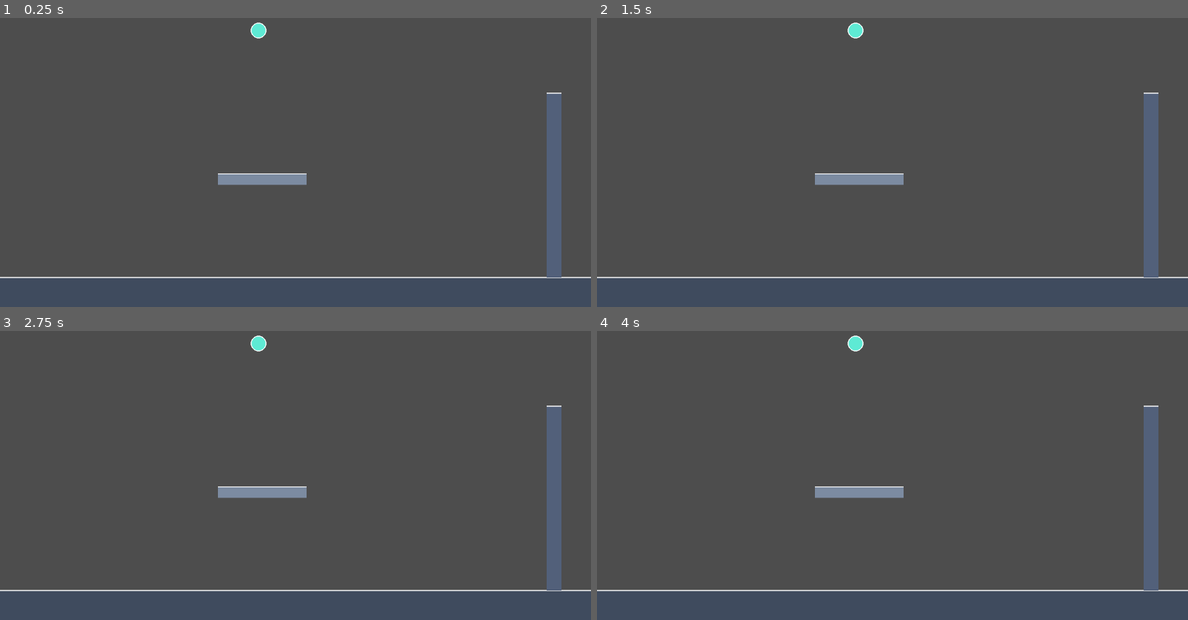
Above: before the commit, frames 1-4 (two rows, left to right).
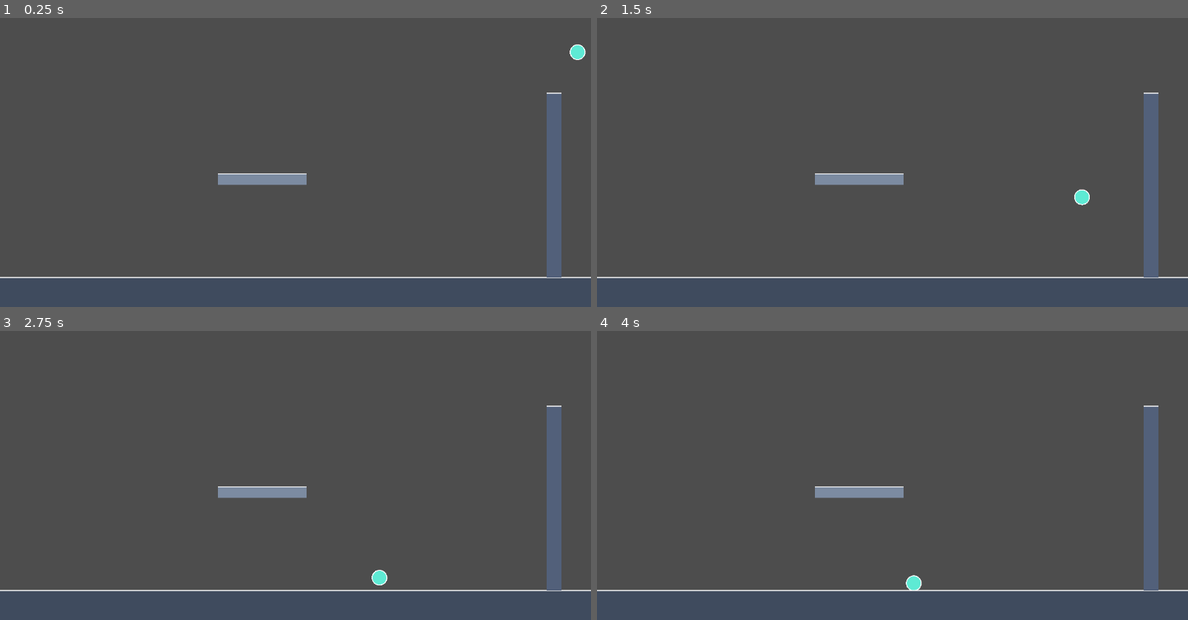
Above: after the commit, the same moments.

Repository: Px1906/Kinema
Game: Godot game, scene res://scenes/levels/surfaces_test.tscn
The game is run twice, just before and just after one commit, with the same random seed, the same clock (stepped at 60 frames per second) and the same inputs.
Inputs (mouse positions are in pixels of both pictures, inside the frame that each line leads up to):
- Up to frame 1 (0.25 s): no input
- Up to frame 2 (1.5 s): tap Enter at 0.5 s; move the mouse to (1022, 124) at 0.52 s; tap Space at 0.6, 0.77, 1.07, 1.35 s; click (1022, 124) at 0.67 s; move the mouse to (774, 156) at 1.27 s; click (774, 156) at 1.42 s
- Up to frame 3 (2.75 s): tap Space at 1.52, 1.82, 2.1 s; move the mouse to (354, 380) at 2.02 s; click (354, 380) at 2.17 s
- Up to frame 4 (4 s): move the mouse to (862, 521) at 2.77 s; tap Space at 2.85, 3.02, 3.32, 3.6, 3.77 s; click (862, 521) at 2.92 s; move the mouse to (1069, 504) at 3.52 s; click (1069, 504) at 3.67 s

The runs differ from the first frame. In frame 1, 0.2% of the frame differs, in the area x 42-100%, y 1-15%; in frame 2, 0.2%; in frame 3, 0.2%; in frame 4, 0.2%.

Commit message:
feat(corda): movimento pendular adicionado, controle para soltar da corda, e lançamento no espaço

Diff:
--- a/scenes/entities/rope.tscn
+++ b/scenes/entities/rope.tscn
@@ -1,16 +1,20 @@
-[gd_scene load_steps=4 format=3]
+[gd_scene format=3 uid="uid://dctmaalt3llfa"]
 
-[ext_resource type="Script" path="res://scripts/entities/rope.gd" id="1_rope"]
+[ext_resource type="Script" uid="uid://carh017ivpp8r" path="res://scripts/entities/rope.gd" id="1_rope"]
+[ext_resource type="Texture2D" uid="uid://dwha1ulxj802a" path="res://assets/sprites/placeholders/anchorPlaceHolder1.png" id="2_kq4ge"]
 
 [sub_resource type="CircleShape2D" id="CircleShape2D_detection"]
 radius = 160.0
 
-[node name="Rope" type="Node2D"]
+[node name="Rope" type="Node2D" unique_id=1649269198]
 script = ExtResource("1_rope")
 
-[node name="DetectionArea" type="Area2D" parent="."]
+[node name="Sprite2D" type="Sprite2D" parent="." unique_id=1464427207]
+scale = Vector2(0.68, 0.64000005)
+texture = ExtResource("2_kq4ge")
+
+[node name="DetectionArea" type="Area2D" parent="." unique_id=1687876088]
 collision_layer = 0
-collision_mask = 1
 
-[node name="CollisionShape2D" type="CollisionShape2D" parent="DetectionArea"]
+[node name="CollisionShape2D" type="CollisionShape2D" parent="DetectionArea" unique_id=1378452429]
 shape = SubResource("CircleShape2D_detection")
--- a/scenes/levels/surfaces_test.tscn
+++ b/scenes/levels/surfaces_test.tscn
@@ -10,7 +10,7 @@
 script = ExtResource("1_test")
 
 [node name="Player" parent="." unique_id=2079266309 instance=ExtResource("2_player")]
-position = Vector2(560, 120)
+position = Vector2(1251, 167)
 
 [node name="FloorSurface" parent="." unique_id=898161948 instance=ExtResource("3_floor")]
 position = Vector2(640, 688)
--- a/scripts/entities/rope.gd
+++ b/scripts/entities/rope.gd
@@ -7,7 +7,10 @@
 const MAX_WIDTH := 32.0
 const MIN_DETECTION_RADIUS := 1.0
 const MAX_DETECTION_RADIUS := 2000.0
+const MIN_GRAVITY := 0.0
+const MAX_GRAVITY := 3000.0
 const DEFAULT_DIRECTION := Vector2.DOWN
+const DOWN_ANGLE := PI / 2.0
 
 signal activated
 signal deactivated
@@ -31,13 +34,15 @@
 		detection_radius = maxf(value, MIN_DETECTION_RADIUS)
 		if is_node_ready():
 			_update_detection_shape()
+@export_range(MIN_GRAVITY, MAX_GRAVITY, 1.0) var gravity_acceleration: float = 980.0
 
 var _active := false
 var _direction := DEFAULT_DIRECTION
 var _detected_player: Player
 var _attached_player: Player
-var _attached_player_velocity := Vector2.ZERO
 var _attached_player_was_frozen := false
+var _pendulum_angle := 0.0
+var _angular_velocity := 0.0
 
 @onready var detection_area: Area2D = $DetectionArea
 @onready var detection_shape: CollisionShape2D = $DetectionArea/CollisionShape2D
@@ -49,14 +54,19 @@
 	detection_area.body_exited.connect(_on_detection_area_body_exited)
 
 
-func _physics_process(_delta: float) -> void:
+func _physics_process(delta: float) -> void:
 	if not is_instance_valid(_attached_player):
 		_attached_player = null
 		return
 
+	var angular_acceleration := -gravity_acceleration / length * sin(_pendulum_angle)
+	_angular_velocity += angular_acceleration * delta
+	_pendulum_angle += _angular_velocity * delta
+	_direction = Vector2.DOWN.rotated(_pendulum_angle)
 	_attached_player.global_position = get_endpoint_global_position()
 	_attached_player.linear_velocity = Vector2.ZERO
 	_attached_player.angular_velocity = 0.0
+	queue_redraw()
 
 
 func activate_toward(target_global_position: Vector2) -> void:
@@ -99,7 +109,7 @@
 	_attached_player = null
 	player.set_stop_detection_enabled(true)
 	player.freeze = _attached_player_was_frozen
-	player.linear_velocity = _attached_player_velocity
+	player.linear_velocity = _direction.rotated(PI / 2.0) * _angular_velocity * length
 	_detected_player = null
 	deactivate()
 	player_detached.emit(player)
@@ -119,9 +129,17 @@
 
 	var player := body as Player
 	_detected_player = player
+	call_deferred("_attach_player", player)
+
+
+func _attach_player(player: Player) -> void:
+	if not is_instance_valid(player) or _attached_player != null or _detected_player != player:
+		return
+
 	activate_toward(player.global_position)
-	_attached_player_velocity = player.linear_velocity
 	_attached_player_was_frozen = player.freeze
+	_pendulum_angle = _direction.angle() - DOWN_ANGLE
+	_angular_velocity = player.linear_velocity.dot(_direction.rotated(PI / 2.0)) / length
 	_attached_player = player
 	player.set_stop_detection_enabled(false)
 	player.freeze = true
--- a/scripts/levels/player_gravity_test.gd
+++ b/scripts/levels/player_gravity_test.gd
@@ -1,14 +1,18 @@
 extends Node2D
 
 @onready var player: Player = $Player
+@onready var rope: Rope = get_node_or_null("Rope")
+@onready var controls: LaunchControls = get_node_or_null("LaunchControlSliders")
 
-#func _ready() -> void:
-	#var controls := LaunchControls.new()
-	#controls.player = player
-	#add_child(controls)
-#
-	#var mouse := MouseControl.new()
-	#mouse.player = player
-	#mouse.position = Vector2(40, 200)
-	#mouse.size = Vector2(300, 300)
-	#add_child(mouse)
+func _ready() -> void:
+	if controls != null:
+		controls.rope = rope
+
+
+func _unhandled_input(event: InputEvent) -> void:
+	if event is InputEventKey and event.pressed and not event.echo \
+			and event.keycode == KEY_SPACE:
+		if rope != null and rope.is_player_attached():
+			rope.detach_player()
+		elif controls == null and player.state == Player.State.PREPARANDO:
+			player.launch()
--- a/scripts/player/player.gd
+++ b/scripts/player/player.gd
@@ -61,7 +61,7 @@
 		return
 	set_launch_parameters(launch_speed, launch_angle_degrees)
 	freeze = false
-	linear_velocity = launch_velocity * 10
+	linear_velocity = launch_velocity * 2
 	state = State.MOVENDO
 	launched.emit(launch_velocity)
 	queue_redraw()
--- a/scripts/ui/launch_controls.gd
+++ b/scripts/ui/launch_controls.gd
@@ -2,6 +2,11 @@
 class_name LaunchControls
 
 @export var player: Player
+@export var rope: Rope:
+	set(value):
+		rope = value
+		if is_node_ready():
+			_connect_rope()
 
 # Se existirem na cena (com "Acessar como Nome Único"), são usados.
 # Se não existirem, _build_ui() cria tudo por código.
@@ -12,6 +17,8 @@
 @onready var _angle_label: Label = get_node_or_null("%AngleLabel")
 @onready var _angle_slider: Slider = get_node_or_null("%AngleSlider")
 @onready var _launch_button: Button = get_node_or_null("%LaunchButton")
+@onready var _release_button: Button = get_node_or_null("%ReleaseButton")
+var _rope_connected := false
 
 
 func _ready() -> void:
@@ -21,8 +28,8 @@
 
 	if _toggle_button == null or _sliders_box == null \
 			or _speed_slider == null or _angle_slider == null \
-			or _speed_label == null or _angle_label == null \
-			or _launch_button == null:
+			or _speed_label == null or _angle_label == null or \
+			_launch_button == null or _release_button == null:
 		_build_ui()
 
 	_toggle_button.toggled.connect(func(aberto: bool) -> void: _sliders_box.visible = aberto)
@@ -31,12 +38,25 @@
 	_speed_slider.value_changed.connect(_on_slider_changed)
 	_angle_slider.value_changed.connect(_on_slider_changed)
 	_launch_button.pressed.connect(player.launch)
+	_release_button.pressed.connect(_release_player)
+	_release_button.disabled = true
 	player.launch_parameters_changed.connect(_on_player_params_changed)
+	_connect_rope()
 	# O botão Lançar continua visível; só fica desativado depois do lançamento.
 	player.launched.connect(func(_v: Vector2) -> void: _launch_button.disabled = true)
 
 	_on_player_params_changed(player.launch_speed, player.launch_angle_degrees)
 	player.set_launch_parameters(player.launch_speed, player.launch_angle_degrees)
+
+
+func _connect_rope() -> void:
+	if rope == null or _rope_connected:
+		return
+
+	rope.player_attached.connect(_on_player_attached)
+	rope.player_detached.connect(_on_player_detached)
+	_release_button.disabled = not rope.is_player_attached()
+	_rope_connected = true
 
 
 # Tamanhos fixos para a aba de sliders não mudar de dimensão ao arrastar.
@@ -62,6 +82,11 @@
 	_launch_button = Button.new()
 	_launch_button.text = "Lançar"
 	linha.add_child(_launch_button)
+
+	_release_button = Button.new()
+	_release_button.text = "Soltar"
+	_release_button.disabled = true
+	linha.add_child(_release_button)
 
 	# Sliders verticais: aparecem/somem com o botão Ajustar
 	_sliders_box = HBoxContainer.new()
@@ -111,3 +136,27 @@
 	_angle_slider.set_value_no_signal(angle)
 	_speed_label.text = "Velocidade: %d" % speed
 	_angle_label.text = "Ângulo: %d°" % angle
+
+
+func _unhandled_input(event: InputEvent) -> void:
+	if event is InputEventKey and event.pressed and not event.echo \
+			and event.keycode == KEY_SPACE:
+		if rope != null and rope.is_player_attached():
+			_release_player()
+		elif player.state == Player.State.PREPARANDO:
+			player.launch()
+
+
+func _release_player() -> void:
+	if rope == null or not rope.is_player_attached():
+		return
+
+	rope.detach_player()
+
+
+func _on_player_attached(_attached_player: Player) -> void:
+	_release_button.disabled = false
+
+
+func _on_player_detached(_detached_player: Player) -> void:
+	_release_button.disabled = true
Binary file added: assets/sprites/placeholders/anchorPlaceHolder1.png
Not shown, added: assets/sprites/placeholders/anchorPlaceHolder1.png.import
